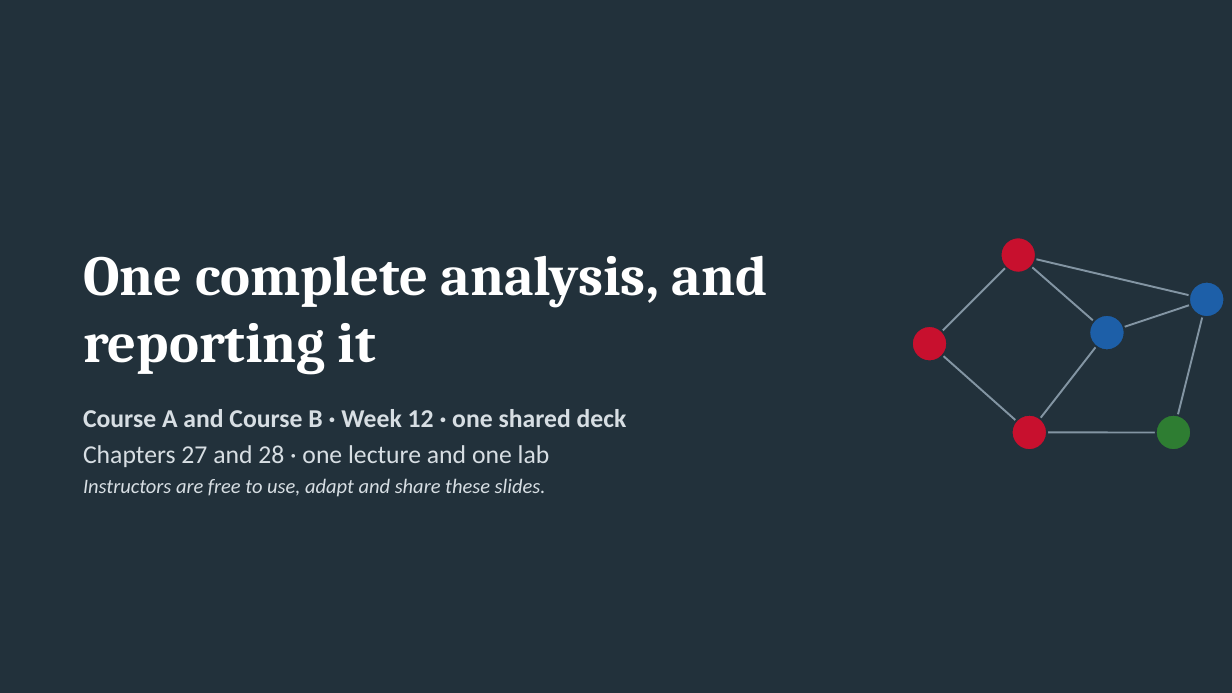
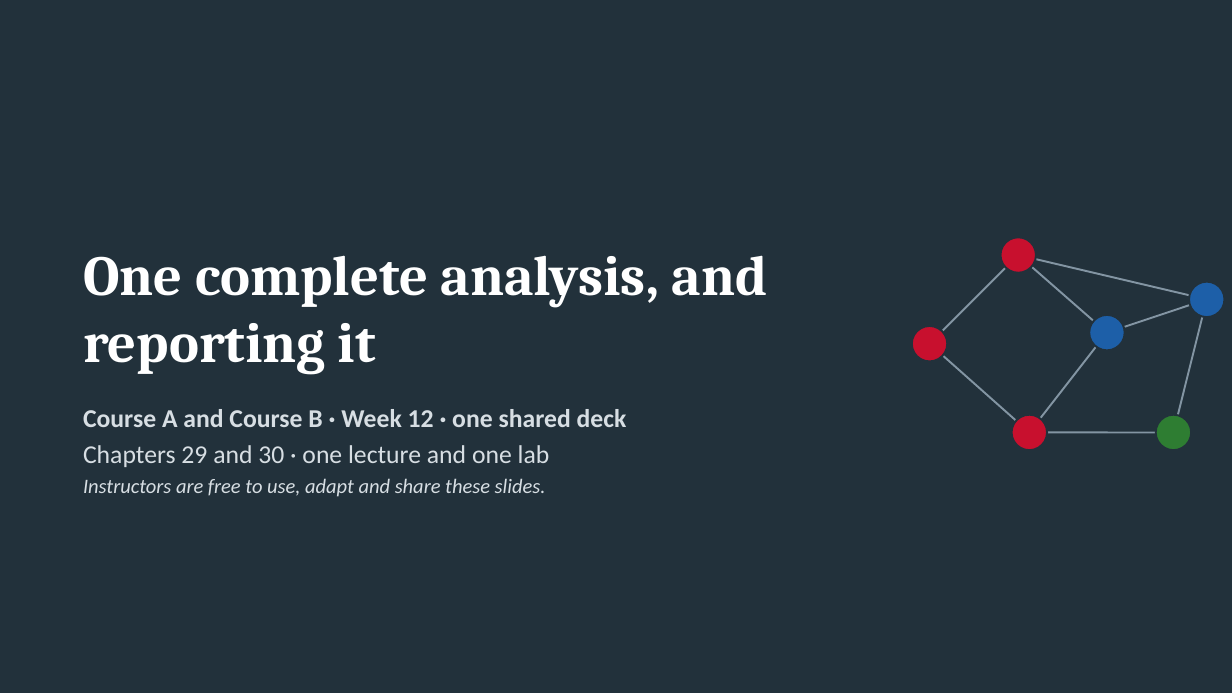
Before and after one commit to thomas-u-grund/nwcommands, a slide deck: slide 1 of website/book/teaching/slides/courseA_week12_complete_analysis.pptx. Drawn at 1232x693 pixels with LibreOffice and Linux fonts; fonts in the diff are those of the drawing. Boxes give left, top, right and bottom in pixels: in the first picture for what was removed or moved away, otherwise in the second. Text is boxed around its words. In the diff, an @@ line names an element or a change of style, - is before the commit and + after.

```diff
--- a/website/book/teaching/slides/courseA_week12_complete_analysis.pptx
+++ b/website/book/teaching/slides/courseA_week12_complete_analysis.pptx
@@ text at (83, 445, 550, 467): text changed @@
-Chapters 27 and 28 · one lecture and one lab
+Chapters 29 and 30 · one lecture and one lab
```
Also in this commit, not shown: 16 other slides changed, 53 other files.
